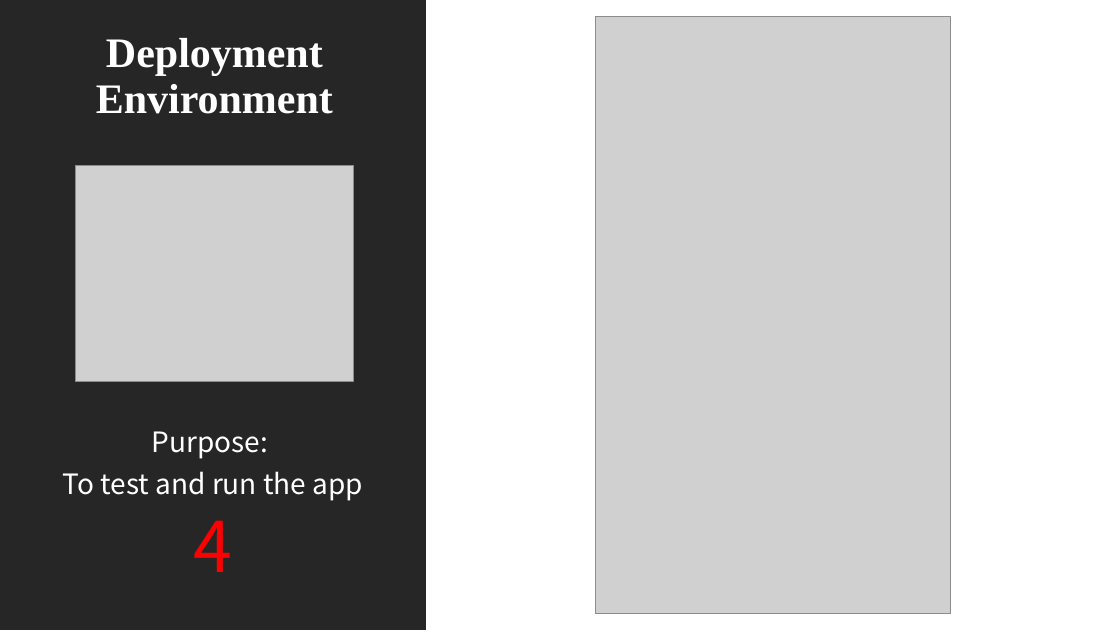
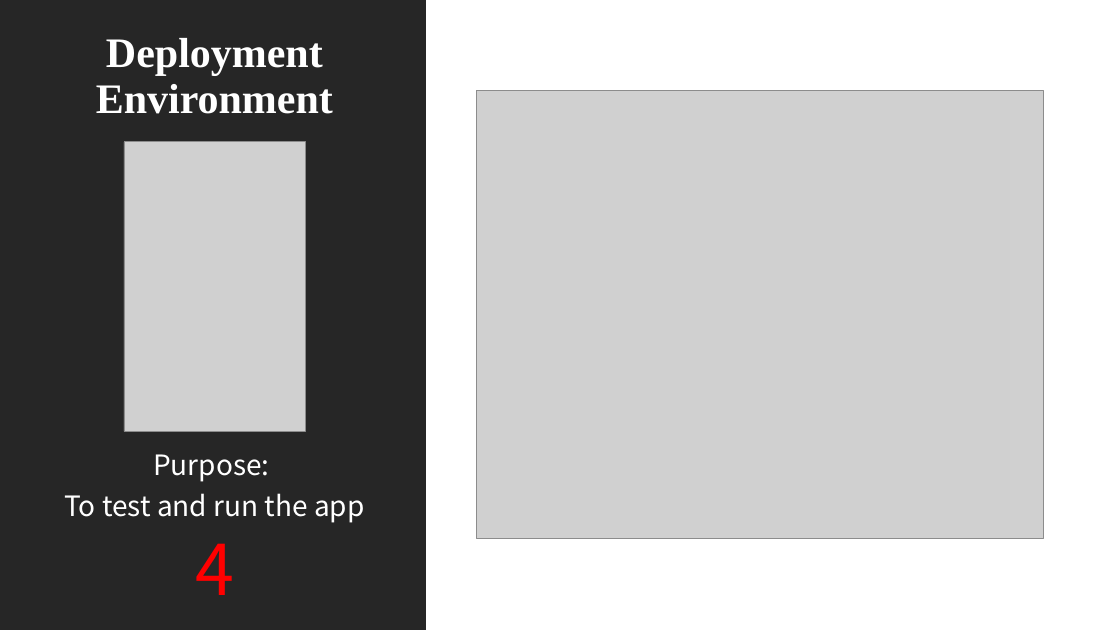
Before and after one commit to Computer-Girl/3308Project, a slide deck: slide 11 of LetsGo.pptx. Drawn at 1120x630 pixels with LibreOffice and Linux fonts; fonts in the diff are those of the drawing; grey boxes stand for pictures. Boxes give left, top, right and bottom in pixels: in the first picture for what was removed or moved away, otherwise in the second. Text is boxed around its words. In the diff, an @@ line names an element or a change of style, - is before the commit and + after.

```diff
--- a/LetsGo.pptx
+++ b/LetsGo.pptx
@@ picture added at (x1=476, y1=91, x2=1044, y2=539) @@
@@ picture resized from (x1=596, y1=16, x2=950, y2=613) to (x1=124, y1=142, x2=305, y2=432) @@
@@ picture removed at (x1=75, y1=166, x2=354, y2=381) @@
@@ text "Purpose:" moved from (x1=63, y1=431, x2=363, y2=572) to (x1=64, y1=454, x2=364, y2=595) @@
```
Also in this commit, not shown: 1 other slide changed.
